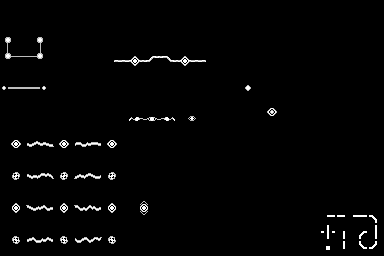
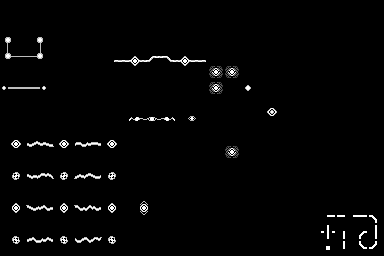
The second 384px x 256px image is a revision of the first. Changes to its layers:
painted on "Layer 3" over left=209, top=66, right=239, bottom=158
painted on "Layer 4" over left=209, top=66, right=239, bottom=158
